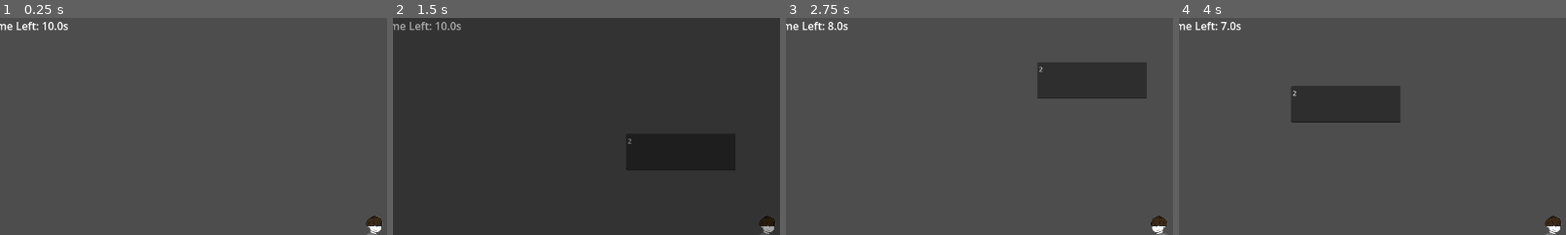
Above: before the commit, frames 1-4 (left to right).
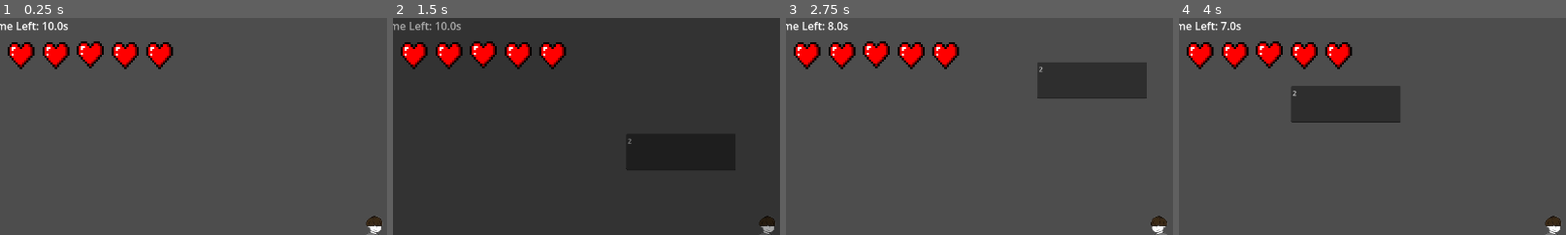
Above: after the commit, the same moments.

Repository: UmbraSky/Scopophobia-Game-Jam
Game: Godot game, scene res://scenes/main.tscn
Two runs of this game, one before a commit and one after it. Both use one fixed random seed, a clock stepped at 60 frames per second and the inputs below.
Inputs (mouse positions are % of the whole screen's width and height, from its top left):
- Up to frame 1 (0.25 s): no input
- Up to frame 2 (1.5 s): tap Enter (ui_accept) at 0.5, 0.77 s; move the mouse to (72, 45) at 0.52 s; hold Right (ui_right) from 0.53 s (still down); click (72, 45) at 0.67 s; move the mouse to (30, 55) at 1.27 s
- Up to frame 3 (2.75 s): tap Enter (ui_accept) at 1.52 s; move the mouse to (60, 28) at 2.02 s; release Right (ui_right) at 2.03 s; hold Left (ui_left) from 2.03 s (still down)
- Up to frame 4 (4 s): move the mouse to (45, 70) at 2.77 s; release Left (ui_left) at 2.78 s; hold Right (ui_right) from 2.78 s (still down); click (45, 70) at 2.92 s; tap Enter (ui_accept) at 3.02, 3.77 s; move the mouse to (80, 65) at 3.52 s
The pictures show only the part of the screen within x 2-52%, y 0-50%; the shares and areas given below are measured in that part.

The runs differ from the first frame. In frame 1, 3.0% of the frame differs, in the area x 2-45%, y 10-24%; in frame 2, 2.9%; in frame 3, 3.0%; in frame 4, 3.0%.

Commit message:
Hearts (oh god everything but the hearts broke)

Diff:
--- a/scopophobia/scenes/HUD.tscn
+++ b/scopophobia/scenes/HUD.tscn
@@ -1,6 +1,58 @@
-[gd_scene load_steps=6 format=3 uid="uid://bcjbp0sgyp2te"]
+[gd_scene load_steps=7 format=3 uid="uid://bcjbp0sgyp2te"]
 
 [ext_resource type="Script" uid="uid://ciccme8x3cvpd" path="res://scripts/hud.gd" id="1_qpvh6"]
+[ext_resource type="Texture2D" uid="uid://cn08fg2jra7ng" path="res://images/heart pixel art 254x254.png" id="2_fls4u"]
+
+[sub_resource type="Animation" id="Animation_1etfg"]
+length = 0.001
+tracks/0/type = "value"
+tracks/0/imported = false
+tracks/0/enabled = true
+tracks/0/path = NodePath("TopLid:position")
+tracks/0/interp = 1
+tracks/0/loop_wrap = true
+tracks/0/keys = {
+"times": PackedFloat32Array(0),
+"transitions": PackedFloat32Array(1),
+"update": 0,
+"values": [Vector2(9, -249)]
+}
+tracks/1/type = "value"
+tracks/1/imported = false
+tracks/1/enabled = true
+tracks/1/path = NodePath("BottomLid:position")
+tracks/1/interp = 1
+tracks/1/loop_wrap = true
+tracks/1/keys = {
+"times": PackedFloat32Array(0),
+"transitions": PackedFloat32Array(1),
+"update": 0,
+"values": [Vector2(0, 652)]
+}
+tracks/2/type = "value"
+tracks/2/imported = false
+tracks/2/enabled = true
+tracks/2/path = NodePath("TopLid:color")
+tracks/2/interp = 1
+tracks/2/loop_wrap = true
+tracks/2/keys = {
+"times": PackedFloat32Array(0),
+"transitions": PackedFloat32Array(1),
+"update": 0,
+"values": [Color(0, 0, 0, 0)]
+}
+tracks/3/type = "value"
+tracks/3/imported = false
+tracks/3/enabled = true
+tracks/3/path = NodePath("BottomLid:color")
+tracks/3/interp = 1
+tracks/3/loop_wrap = true
+tracks/3/keys = {
+"times": PackedFloat32Array(0),
+"transitions": PackedFloat32Array(1),
+"update": 0,
+"values": [Color(0, 0, 0, 0)]
+}
 
 [sub_resource type="Animation" id="Animation_qpvh6"]
 resource_name = "eyes_close"
@@ -105,57 +157,6 @@
 "values": [Color(0, 0, 0, 1)]
 }
 
-[sub_resource type="Animation" id="Animation_1etfg"]
-length = 0.001
-tracks/0/type = "value"
-tracks/0/imported = false
-tracks/0/enabled = true
-tracks/0/path = NodePath("TopLid:position")
-tracks/0/interp = 1
-tracks/0/loop_wrap = true
-tracks/0/keys = {
-"times": PackedFloat32Array(0),
-"transitions": PackedFloat32Array(1),
-"update": 0,
-"values": [Vector2(9, -249)]
-}
-tracks/1/type = "value"
-tracks/1/imported = false
-tracks/1/enabled = true
-tracks/1/path = NodePath("BottomLid:position")
-tracks/1/interp = 1
-tracks/1/loop_wrap = true
-tracks/1/keys = {
-"times": PackedFloat32Array(0),
-"transitions": PackedFloat32Array(1),
-"update": 0,
-"values": [Vector2(0, 652)]
-}
-tracks/2/type = "value"
-tracks/2/imported = false
-tracks/2/enabled = true
-tracks/2/path = NodePath("TopLid:color")
-tracks/2/interp = 1
-tracks/2/loop_wrap = true
-tracks/2/keys = {
-"times": PackedFloat32Array(0),
-"transitions": PackedFloat32Array(1),
-"update": 0,
-"values": [Color(0, 0, 0, 0)]
-}
-tracks/3/type = "value"
-tracks/3/imported = false
-tracks/3/enabled = true
-tracks/3/path = NodePath("BottomLid:color")
-tracks/3/interp = 1
-tracks/3/loop_wrap = true
-tracks/3/keys = {
-"times": PackedFloat32Array(0),
-"transitions": PackedFloat32Array(1),
-"update": 0,
-"values": [Color(0, 0, 0, 0)]
-}
-
 [sub_resource type="AnimationLibrary" id="AnimationLibrary_7hsmw"]
 _data = {
 &"RESET": SubResource("Animation_1etfg"),
@@ -196,3 +197,45 @@
 libraries = {
 &"": SubResource("AnimationLibrary_7hsmw")
 }
+
+[node name="HeartsContainer" type="Node" parent="."]
+
+[node name="Heart0" type="TextureRect" parent="HeartsContainer"]
+offset_left = 30.0
+offset_top = 36.0
+offset_right = 70.0
+offset_bottom = 76.0
+texture = ExtResource("2_fls4u")
+expand_mode = 1
+
+[node name="Heart1" type="TextureRect" parent="HeartsContainer"]
+offset_left = 82.0
+offset_top = 36.0
+offset_right = 122.0
+offset_bottom = 76.0
+texture = ExtResource("2_fls4u")
+expand_mode = 1
+
+[node name="Heart2" type="TextureRect" parent="HeartsContainer"]
+offset_left = 133.0
+offset_top = 35.0
+offset_right = 173.0
+offset_bottom = 75.0
+texture = ExtResource("2_fls4u")
+expand_mode = 1
+
+[node name="Heart3" type="TextureRect" parent="HeartsContainer"]
+offset_left = 185.0
+offset_top = 36.0
+offset_right = 225.0
+offset_bottom = 76.0
+texture = ExtResource("2_fls4u")
+expand_mode = 1
+
+[node name="Heart4" type="TextureRect" parent="HeartsContainer"]
+offset_left = 236.0
+offset_top = 36.0
+offset_right = 276.0
+offset_bottom = 76.0
+texture = ExtResource("2_fls4u")
+expand_mode = 1
--- a/scopophobia/scripts/hud.gd
+++ b/scopophobia/scripts/hud.gd
@@ -4,6 +4,13 @@
 @onready var animation_player: AnimationPlayer = $AnimationPlayer
 @onready var top_lid: ColorRect = $TopLid
 @onready var bottom_lid: ColorRect = $BottomLid
+
+@onready var hearts_container := $"HeartsContainer"  # Node with Sprite or TextureRects as hearts
+
+func update_hearts(hearts: int):
+	for i in hearts_container.get_child_count():
+		var heart = hearts_container.get_child(i)
+		heart.visible = i < hearts
 
 var transition_stage := 0
 
Binary file added: scopophobia/images/heart pixel art 254x254.png
Not shown, added: scopophobia/images/heart pixel art 254x254.png.import
